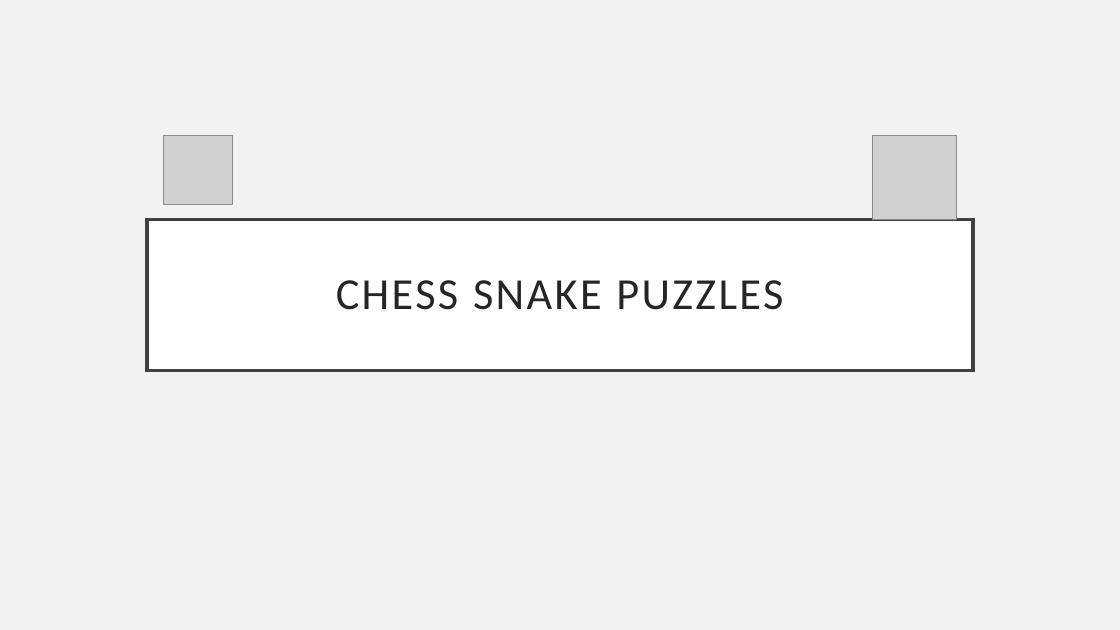
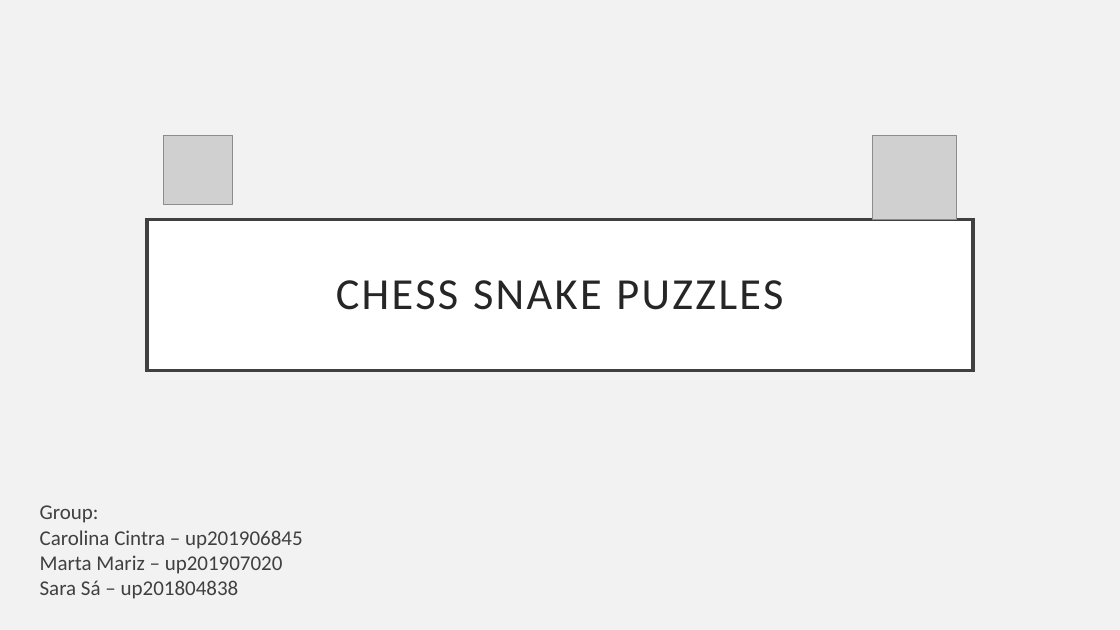
Before and after one commit to MartaMariz/IART-PROJ1, a slide deck: slide 1 of FirstCheckpoint.pptm. Drawn at 1120x630 pixels with LibreOffice and Linux fonts; fonts in the diff are those of the drawing; grey boxes stand for pictures. Boxes give left, top, right and bottom in pixels: in the first picture for what was removed or moved away, otherwise in the second. Text is boxed around its words. In the diff, an @@ line names an element or a change of style, - is before the commit and + after.

```diff
--- a/FirstCheckpoint.pptm
+++ b/FirstCheckpoint.pptm
@@ text added at <box>40,505,303,599</box>, 18 pt, text #404040 @@
+Group:
+Carolina Cintra – up201906845
+Marta Mariz – up201907020
+Sara Sá – up201804838
```
Also in this commit, not shown: 3 other slides changed.
